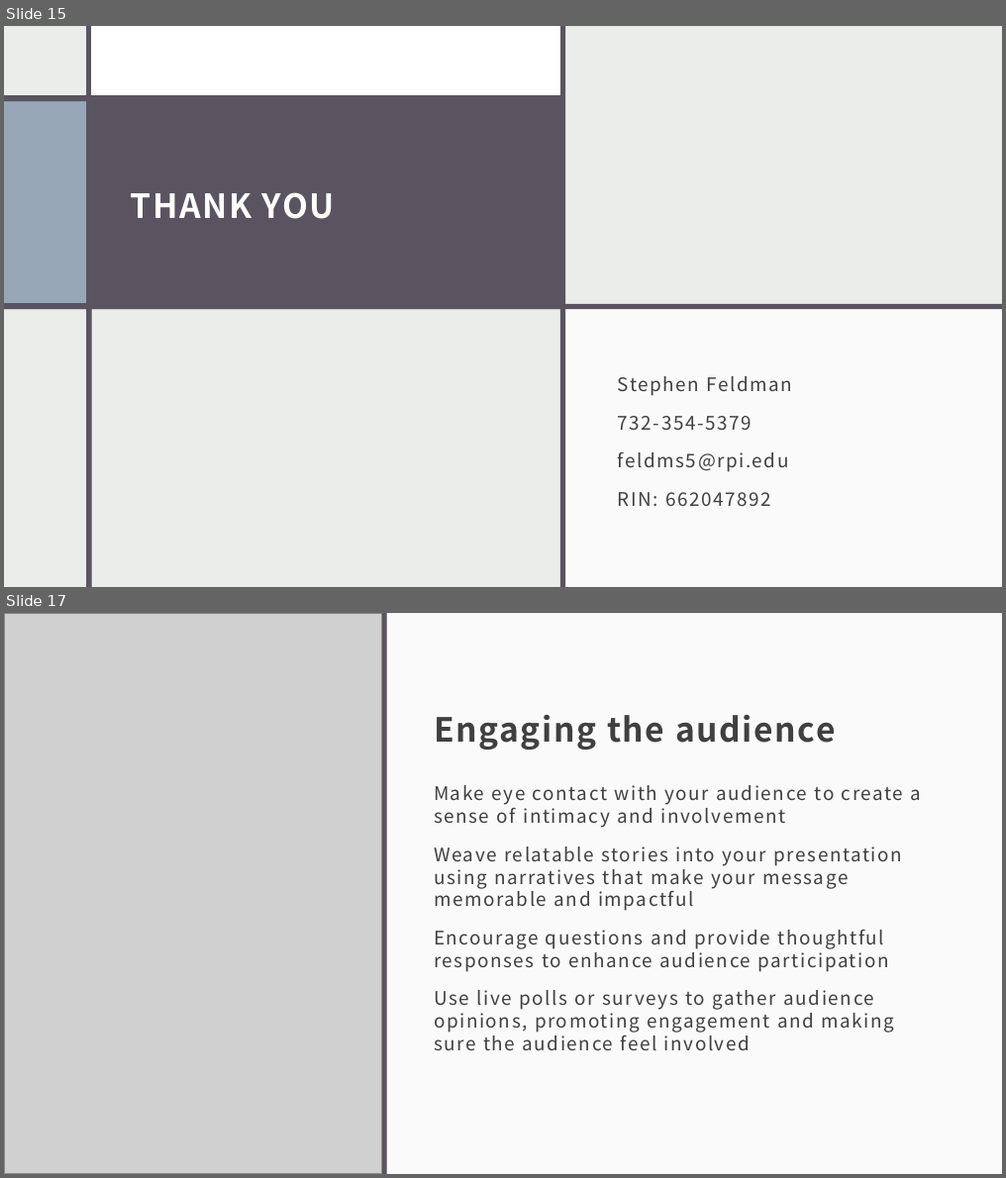
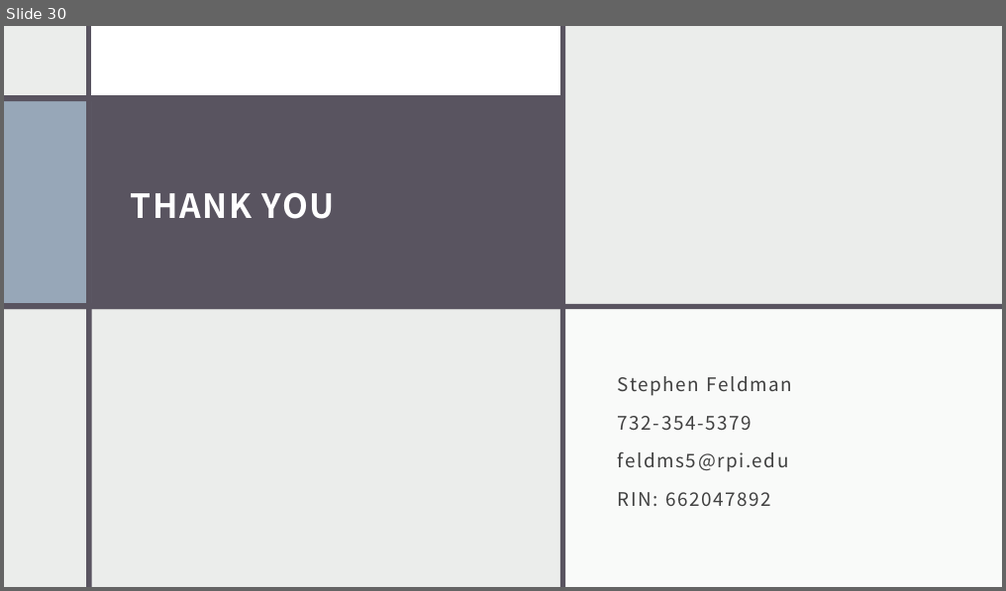
Before and after one commit to sfeldmanMIG25/Feldman-Investigating_Tour_Length_Estimators_to_Solve_Vehicle_Routing_Problem, a slide deck: Documents/Feldman_VRP_Thesis_Presentation.pptx. Shown one above the other, each under a label of ours: slides 15 and 17 before the commit, slide 30 after it; the slides between them are not shown. The pictures are 1006x1178 and 1006x591 pixels, drawn with LibreOffice and Linux fonts; fonts in the diff are those of the drawing; grey boxes stand for pictures. Boxes give left, top, right and bottom in pixels: in the first picture for what was removed or moved away, otherwise in the second. Text is boxed around its words. In the diff, an @@ line names an element or a change of style, - is before the commit and + after.

Commit message:
Documentation Update
Thesis presentation
Thesis text
Other forms.

```diff
--- a/Documents/Feldman_VRP_Thesis_Presentation.pptx
+++ b/Documents/Feldman_VRP_Thesis_Presentation.pptx
@@ slide 17 removed at (4, 613, 1002, 1174), background #EBEDEB @@
@@ picture removed at (4, 613, 382, 1174) @@
@@ rectangle removed at (381, 613, 387, 1174) @@
@@ rectangle removed at (387, 613, 1002, 1174) @@
@@ title removed at (434, 715, 835, 750) @@
-Engaging the audience
@@ text removed at (434, 785, 922, 1051) @@
-Make eye contact with your audience to create a sense of intimacy and involvement
-Weave relatable stories into your presentation using narratives that make your message memorable and impactful
-Encourage questions and provide thoughtful responses to enhance audience participation
-Use live polls or surveys to gather audience opinions, promoting engagement and making sure the audience feel involved
@@ what was slide 15 is now slide 30 @@
```
Also in this commit, not shown: 9 slides changed, 16 slides added, 7 other slides removed, 3 other files.
